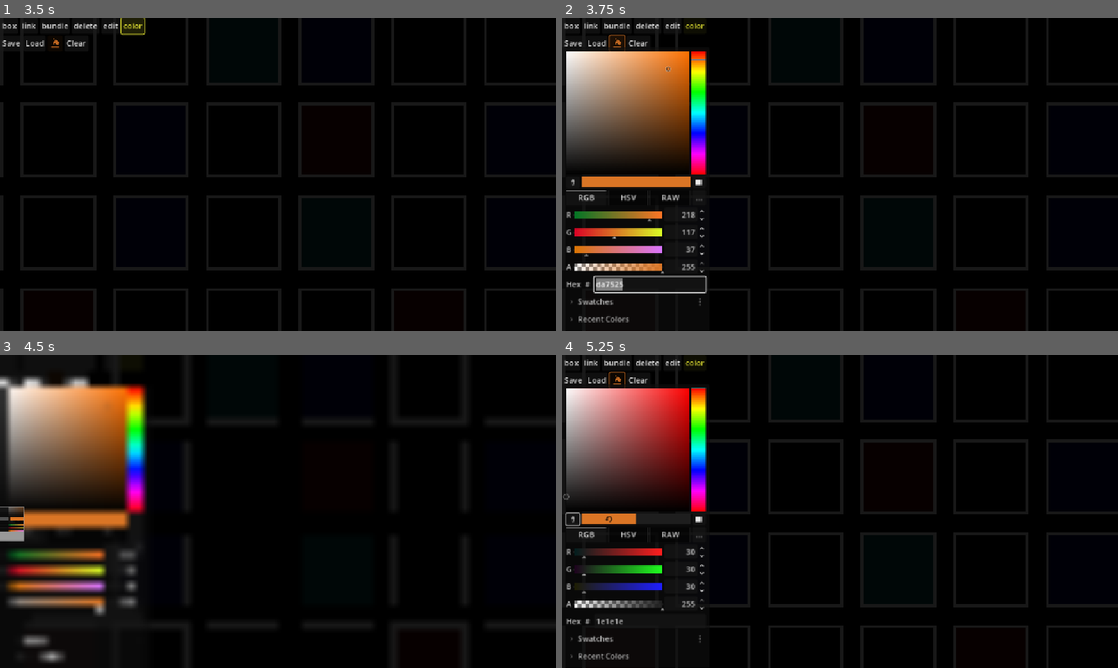
Above: before the commit, frames 1-4 (two rows, left to right).
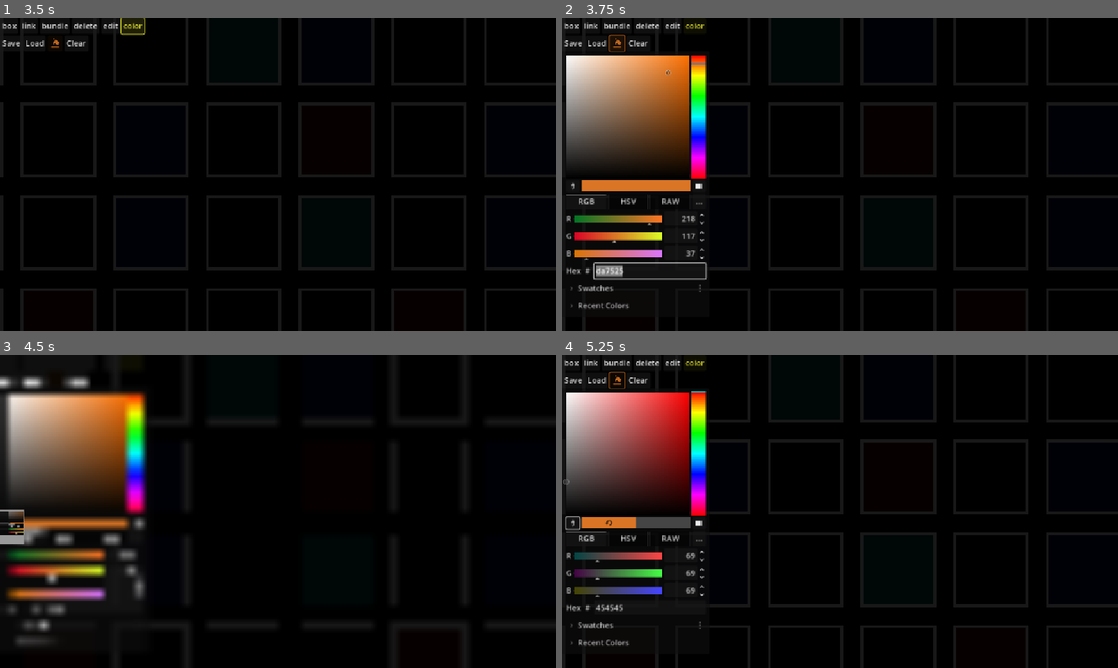
Above: after the commit, the same moments.

Repository: Toasterhog/Nodeweb
Game: Godot game, scene res://scenes/second_main.tscn
Two runs of this game, one before a commit and one after it. Both use one fixed random seed, a clock stepped at 60 frames per second and the inputs below.
Inputs (mouse positions are in pixels of both pictures, inside the frame that each line leads up to; where the layout moved, square brackets give the same spot in the first picture):
- Up to frame 1 (3.5 s): click "box" at 0.5 s; click "bundle" at 1.25 s; click "edit" at 2 s; click "color" at 2.75 s
- Up to frame 2 (3.75 s): click (617, 43) at 3.5 s
- Up to frame 3 (4.5 s): click (11, 524) [11, 517] at 4.25 s
- Up to frame 4 (5.25 s): click "RGB" at 5 s

Frame 1 is identical in both runs. In frame 2, 5.2% of the frame differs, in the area x 0-27%, y 9-98%; in frame 3, 6.1%, in the area x 0-27%, y 9-99%; in frame 4, 5.3%.

Commit message:
SettingsAndDataManager
save color swatches between sessions in user dir

Diff:
--- a/project.godot
+++ b/project.godot
@@ -20,7 +20,6 @@
 [autoload]
 
 IdManager="*res://scripts/id_manager.gd"
-SettingsAndDataManager="*res://scripts/SettingsAndDataManager.gd"
 
 [display]
 
--- a/scenes/second_main.tscn
+++ b/scenes/second_main.tscn
@@ -19,7 +19,7 @@
 [ext_resource type="Script" uid="uid://b0xc8u2lyy4dv" path="res://saveAndLoad/load_dialog.gd" id="12_x4i5i"]
 [ext_resource type="Script" uid="uid://sm8xxnbtvc50" path="res://state/tool_add_bundle.gd" id="15_dslak"]
 [ext_resource type="Script" uid="uid://dbxxaawg3f7lh" path="res://state/tool_color.gd" id="16_nhe3j"]
-[ext_resource type="Script" uid="uid://bt1uvpjoevast" path="res://scripts/SettingsAndDataManager.gd" id="20_tcmv2"]
+[ext_resource type="Script" uid="uid://bt1uvpjoevast" path="res://settings/SettingsAndDataManager.gd" id="20_tcmv2"]
 
 [sub_resource type="Curve" id="Curve_nhe3j"]
 _data = [Vector2(0, 0.5), 0.0, 0.0, 0, 0, Vector2(0.140909, 0.213483), 0.0, 0.0, 0, 0, Vector2(0.245455, 0.94382), 0.0, …(226 unchanged characters)…
@@ -124,6 +124,7 @@
 layout_mode = 2
 flat = true
 color = Color(0.854902, 0.458824, 0.145098, 1)
+edit_alpha = false
 
 [node name="Button" type="Button" parent="CanvasLayer/VBoxContainer/HBoxContainer2/ColorPickerButton"]
 layout_mode = 1
@@ -238,7 +239,7 @@
 access = 2
 use_native_dialog = true
 
-[node name="Node" type="Node" parent="."]
+[node name="SettingsAndDataManager" type="Node" parent="."]
 script = ExtResource("20_tcmv2")
 
 [connection signal="button_down" from="CanvasLayer/VBoxContainer/HBoxContainer/box" to="state_machine_tools" method="_on_box_button_down"]
--- a/scripts/SettingsAndDataManager.gd
+++ /dev/null
@@ -1,18 +0,0 @@
-extends Node
-
-#enum OSmode_enum {windows, mac}
-var OSmode := &"windows"
-
-var saved_def_color : Color
-var saved_swatches : Array[Color]
-
-var resentest_document : DocumentClass
-
-func _ready() -> void:
-	match OS.get_name():
-		"Windows":
-			OSmode = &"windows"
-		"macOS":
-			OSmode = &"mac"
-		_:
-			OSmode = &"windows"
--- a/scripts/camera_2d.gd
+++ b/scripts/camera_2d.gd
@@ -13,7 +13,7 @@
 
 
 func _input(event: InputEvent) -> void:
-	if SettingsAndDataManager.OSmode == &"mac":
+	if IdManager.OSmode == &"mac":
 		mac_input(event)
 	else:
 		windows_input(event)
--- a/scripts/id_manager.gd
+++ b/scripts/id_manager.gd
@@ -22,3 +22,7 @@
 	for i in bh.get_child_count():
 		bh.get_child(i).id = i
 		next_id = i+1
+
+
+#not related to id stuff
+var OSmode := &"windows"
--- /dev/null
+++ b/settings/ConfigRes.gd
@@ -0,0 +1,5 @@
+extends Resource
+class_name ConfigRes
+
+@export var def_color : Color
+@export var swatches : PackedColorArray
--- /dev/null
+++ b/settings/ConfigResPreset.tres
@@ -0,0 +1,10 @@
+[gd_resource type="Resource" script_class="ConfigRes" load_steps=2 format=3 uid="uid://dib5k6nd1co0j"]
+
+[ext_resource type="Script" uid="uid://8wf4c3bjr4t" path="res://settings/ConfigRes.gd" id="1_h0wrr"]
+
+[resource]
+script = ExtResource("1_h0wrr")
+def_color = Color(0, 0, 0, 1)
+swatches = Array[Color]([])
+OSmode = &""
+metadata/_custom_type_script = "uid://8wf4c3bjr4t"
--- /dev/null
+++ b/settings/SettingsAndDataManager.gd
@@ -0,0 +1,45 @@
+extends Node
+
+const CRPL = preload("uid://dib5k6nd1co0j")
+
+@onready var tool_add_box_: tool_add_box = $"../state_machine_tools/tool_add_box"
+@onready var color_picker_button: ColorPickerButton = $"../CanvasLayer/VBoxContainer/HBoxContainer2/ColorPickerButton"
+@onready var cp : ColorPicker = color_picker_button.get_picker()
+
+func _ready() -> void:
+	var OSmode
+	match OS.get_name():
+		"Windows":
+			OSmode = &"windows"
+		"macOS":
+			OSmode = &"mac"
+		_:
+			OSmode = &"windows"
+	IdManager.OSmode = OSmode
+
+	get_tree().set_auto_accept_quit(false)
+	load_swatches()
+
+
+func _notification(what):
+	if what == NOTIFICATION_WM_CLOSE_REQUEST:
+		about_to_quit()
+		get_tree().quit() # default behavior
+
+func about_to_quit() -> void:
+	var CR = CRPL.duplicate()
+	CR.def_color = tool_add_box_.default_color
+	CR.swatches = cp.get_presets()
+	ResourceSaver.save(CR, "user://SettingsAndData.tres")
+
+
+func load_swatches() -> void:
+	var path = "user://SettingsAndData.tres"
+	if ResourceLoader.exists(path):
+		var res : ConfigRes = ResourceLoader.load(path)
+		var swatches = res.swatches
+		for swatch in swatches:
+			cp.add_preset(swatch)
+		#cp.set_pick_color(res.def_color)
+		color_picker_button.color = res.def_color
+		$"../state_machine_tools"._on_color_picker_button_popup_closed()
Not shown, added: settings/ConfigRes.gd.uid
Renamed: scripts/SettingsAndDataManager.gd.uid -> settings/SettingsAndDataManager.gd.uid
